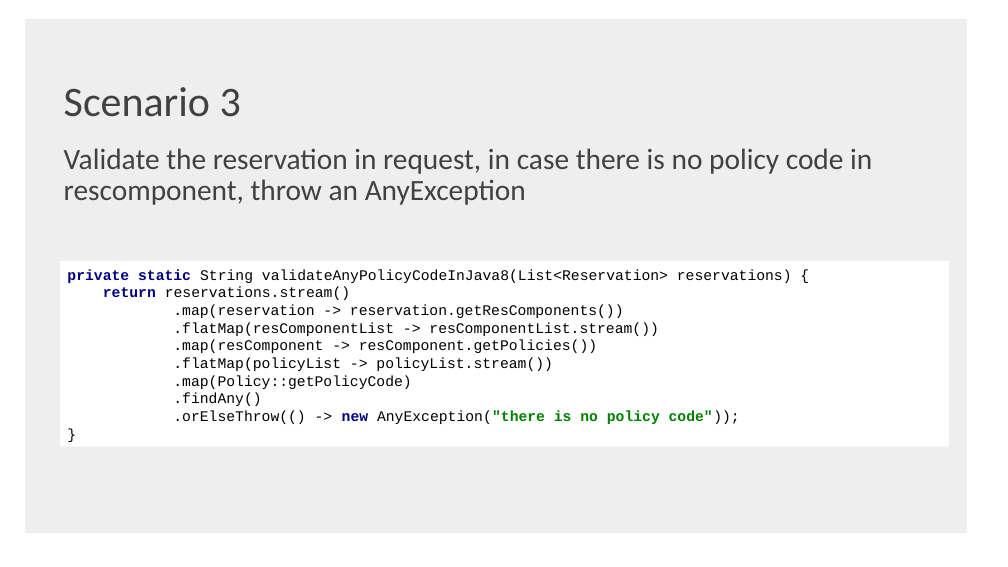
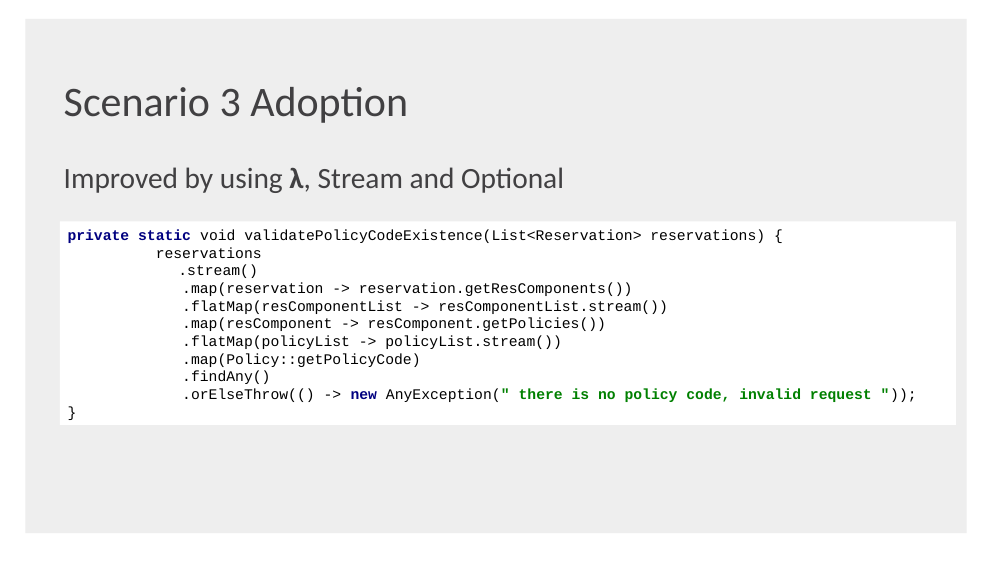
Before and after one commit to shaojie-xu-kp/Java8_lunch_learn, a slide deck: slide 43 of Java 8 & TDP.pptx (slide 42 before the commit). Drawn at 1008x567 pixels with LibreOffice and Linux fonts; fonts in the diff are those of the drawing; background and template pictures are left out. Boxes give left, top, right and bottom in pixels: in the first picture for what was removed or moved away, otherwise in the second. Text is boxed around its words. In the diff, an @@ line names an element or a change of style, - is before the commit and + after.

Commit message:
change ppt

```diff
--- a/Java 8 & TDP.pptx
+++ b/Java 8 & TDP.pptx
@@ text at [64,87,408,123]: text changed @@
-Scenario 3
+Scenario 3 Adoption
@@ text removed at [64,148,872,205] @@
-Validate the reservation in request, in case there is no policy code in rescomponent, throw an AnyException
@@ text added at [64,167,564,193], 28 pt, text #414042 @@
+Improved by using λ, Stream and Optional
@@ rectangle "private static void validatePolicyCodeExistence(List<Reserva ...": place and size @@
-rectangle "private static void validatePolicyCodeExistence(List<Reserva ..." at [60,261,949,447]
+rectangle "private static void validatePolicyCodeExistence(List<Reserva ..." at [60,222,956,425]
@@ text in rectangle at [68,229,872,402]: text changed @@
-private static String validateAnyPolicyCodeInJava8(List<Reservation> reservations) {
-return reservations.stream()
-.map(reservation -> reservation.getResComponents())
-.flatMap(resComponentList -> resComponentList.stream())
-.map(resComponent -> resComponent.getPolicies())
-.flatMap(policyList -> policyList.stream())
-.map(Policy::getPolicyCode)
-.findAny()
-.orElseThrow(() -> new AnyException("there is no policy code"));
-}
+private static void validatePolicyCodeExistence(List<Reservation> reservations) {
+reservations
+.stream()
+.map(reservation -> reservation.getResComponents())
+.flatMap(resComponentList -> resComponentList.stream())
+.map(resComponent -> resComponent.getPolicies())
+.flatMap(policyList -> policyList.stream())
+.map(Policy::getPolicyCode)
+.findAny()
+.orElseThrow(() -> new AnyException(" there is no policy code, invalid request "));
+}
```
Also in this commit, not shown: 4 other slides changed, 1 slide added.
